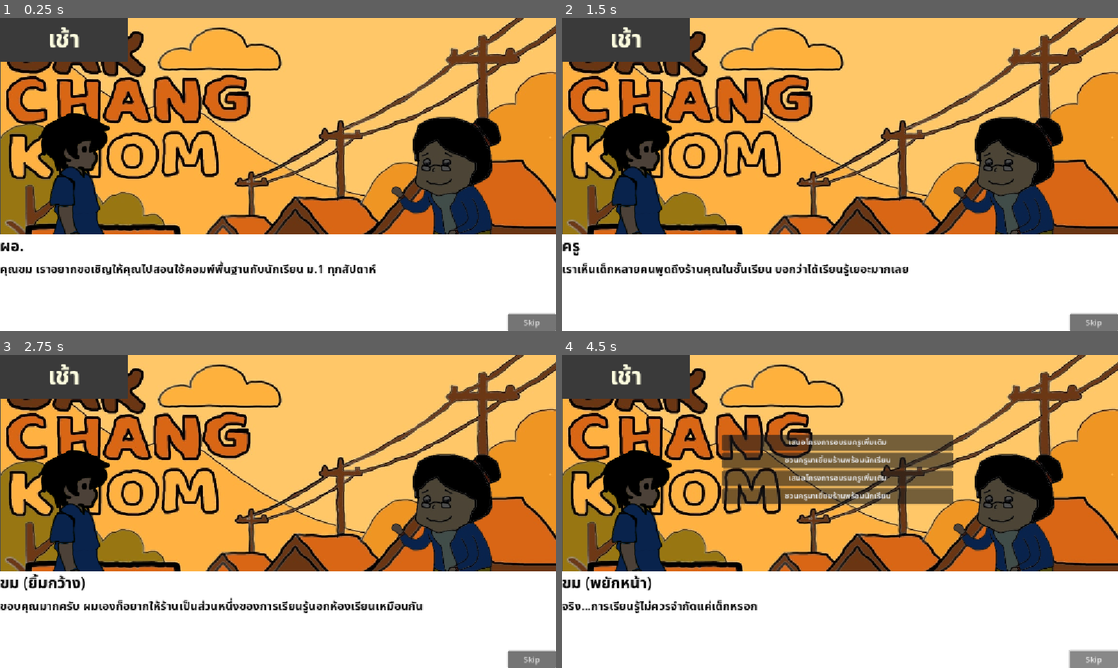
Above: before the commit, frames 1-4 (two rows, left to right).
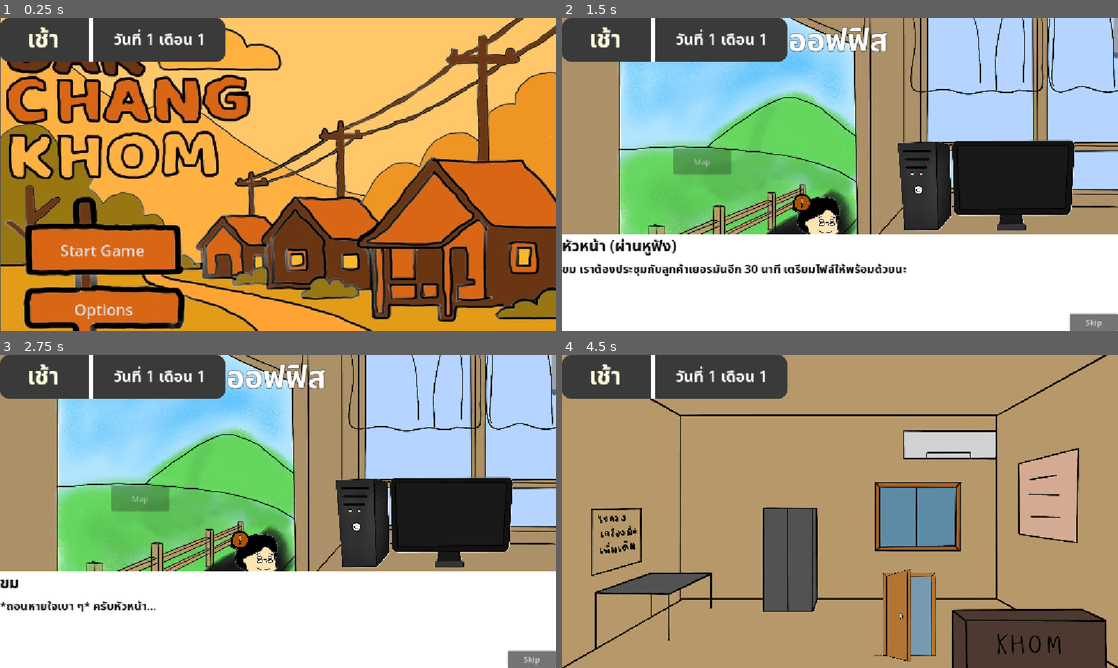
Above: after the commit, the same moments.

Repository: HeHHeyboi/BakChangKhom
Game: Godot game, scene res://Scene/Start_Scene.tscn
The game is run twice, just before and just after one commit, with the same random seed, the same clock (stepped at 60 frames per second) and the same inputs.
Inputs (mouse positions are in pixels of both pictures, inside the frame that each line leads up to):
- Up to frame 1 (0.25 s): no input
- Up to frame 2 (1.5 s): click "Start Game" at 0.5 s; click "Start Game" at 1.25 s
- Up to frame 3 (2.75 s): click (278, 621) at 2 s
- Up to frame 4 (4.5 s): click (840, 621) at 2.75 s; click "Skip" at 3.5 s; click (1095, 658) at 4.25 s, where only the run before the commit has a clickable "Skip"

The runs differ from the first frame. In frame 1, 42% of the frame differs, in the area x 0-100%, y 0-100%; in frame 2, 67%; in frame 3, 67%; in frame 4, 97%.

Commit message:
Refactor time system UI and script structure
Updated the time system scene to use a new layout with separate Time and Date labels inside an HBoxContainer, and adjusted the script to reference and update these new nodes. Also added display for the current day and month, improved panel styling, and removed an unused test flag from Dialog_Scene.tscn.

Diff:
--- a/Scene/Dialog_Scene.tscn
+++ b/Scene/Dialog_Scene.tscn
@@ -33,7 +33,6 @@
 ChoiceContainer = NodePath("ChoiceContainer")
 DialogButton = NodePath("PanelContainer")
 test_file = "Chapter9School"
-Test = true
 
 [node name="BG" type="Sprite2D" parent="."]
 position = Vector2(576, 324)
--- a/Scene/time_system.tscn
+++ b/Scene/time_system.tscn
@@ -4,32 +4,50 @@
 
 [sub_resource type="StyleBoxFlat" id="StyleBoxFlat_nyd0s"]
 bg_color = Color(0.22845358, 0.22845358, 0.22845358, 1)
+corner_radius_top_left = 20
+corner_radius_top_right = 20
+corner_radius_bottom_right = 20
+corner_radius_bottom_left = 20
 
 [node name="TimeSystem" type="CanvasLayer"]
 process_mode = 3
-layer = 0
+layer = 100
 script = ExtResource("1_nyd0s")
 
-[node name="Control" type="Control" parent="."]
-layout_mode = 3
-anchors_preset = 15
-anchor_right = 1.0
-anchor_bottom = 1.0
-grow_horizontal = 2
-grow_vertical = 2
-
-[node name="PanelContainer" type="PanelContainer" parent="Control"]
-layout_mode = 0
-offset_right = 266.0
+[node name="PanelContainer" type="PanelContainer" parent="."]
+offset_right = 467.0
 offset_bottom = 91.0
 theme_override_styles/panel = SubResource("StyleBoxFlat_nyd0s")
 
-[node name="RichTextLabel" type="RichTextLabel" parent="Control/PanelContainer"]
+[node name="HBoxContainer" type="HBoxContainer" parent="PanelContainer"]
 layout_mode = 2
+
+[node name="Time" type="RichTextLabel" parent="PanelContainer/HBoxContainer"]
+clip_contents = false
+layout_direction = 2
+layout_mode = 2
+size_flags_horizontal = 3
+size_flags_stretch_ratio = 2.0
 theme_override_font_sizes/normal_font_size = 50
 bbcode_enabled = true
 scroll_active = false
 horizontal_alignment = 1
 vertical_alignment = 1
 
+[node name="ColorRect" type="ColorRect" parent="PanelContainer/HBoxContainer"]
+layout_mode = 2
+size_flags_horizontal = 3
+size_flags_stretch_ratio = 0.1
+
+[node name="Date" type="RichTextLabel" parent="PanelContainer/HBoxContainer"]
+clip_contents = false
+layout_mode = 2
+size_flags_horizontal = 3
+size_flags_stretch_ratio = 3.0
+theme_override_font_sizes/normal_font_size = 32
+bbcode_enabled = true
+scroll_active = false
+horizontal_alignment = 1
+vertical_alignment = 1
+
 [connection signal="time_update" from="." to="." method="updateTime"]
--- a/Scripts/TimeSystem/time_system.gd
+++ b/Scripts/TimeSystem/time_system.gd
@@ -1,7 +1,11 @@
 extends CanvasLayer
 
-@onready var textBox = $Control/PanelContainer/RichTextLabel as RichTextLabel
+@onready var timeText = $PanelContainer/HBoxContainer/Time as RichTextLabel
+@onready var dateText = $PanelContainer/HBoxContainer/Date as RichTextLabel
 @export var cur_time = TIME.MORNING
+
+var current_day = 1
+var current_month = 1
 
 enum TIME { MORNING, NOON, EVENING }
 signal time_update(t: TIME)
@@ -9,6 +13,7 @@
 
 func _ready() -> void:
 	updateTime(cur_time)
+	dateText.add_text("วันที่ %d เดือน %d" % [current_day, current_month])
 
 
 func _process(delta: float) -> void:
@@ -27,17 +32,17 @@
 func updateTime(t: TIME) -> void:
 	match t:
 		TIME.MORNING:
-			textBox.clear()
-			textBox.push_color(Color.LIGHT_YELLOW)
-			textBox.append_text("เช้า")
-			textBox.pop()
+			timeText.clear()
+			timeText.push_color(Color.LIGHT_YELLOW)
+			timeText.append_text("เช้า")
+			timeText.pop()
 		TIME.NOON:
-			textBox.clear()
-			textBox.push_color(Color.YELLOW)
-			textBox.append_text("เที่ยง")
-			textBox.pop()
+			timeText.clear()
+			timeText.push_color(Color.YELLOW)
+			timeText.append_text("เที่ยง")
+			timeText.pop()
 		TIME.EVENING:
-			textBox.clear()
-			textBox.push_color(Color.NAVY_BLUE)
-			textBox.append_text("เย็น")
-			textBox.pop()
+			timeText.clear()
+			timeText.push_color(Color.NAVY_BLUE)
+			timeText.append_text("เย็น")
+			timeText.pop()
